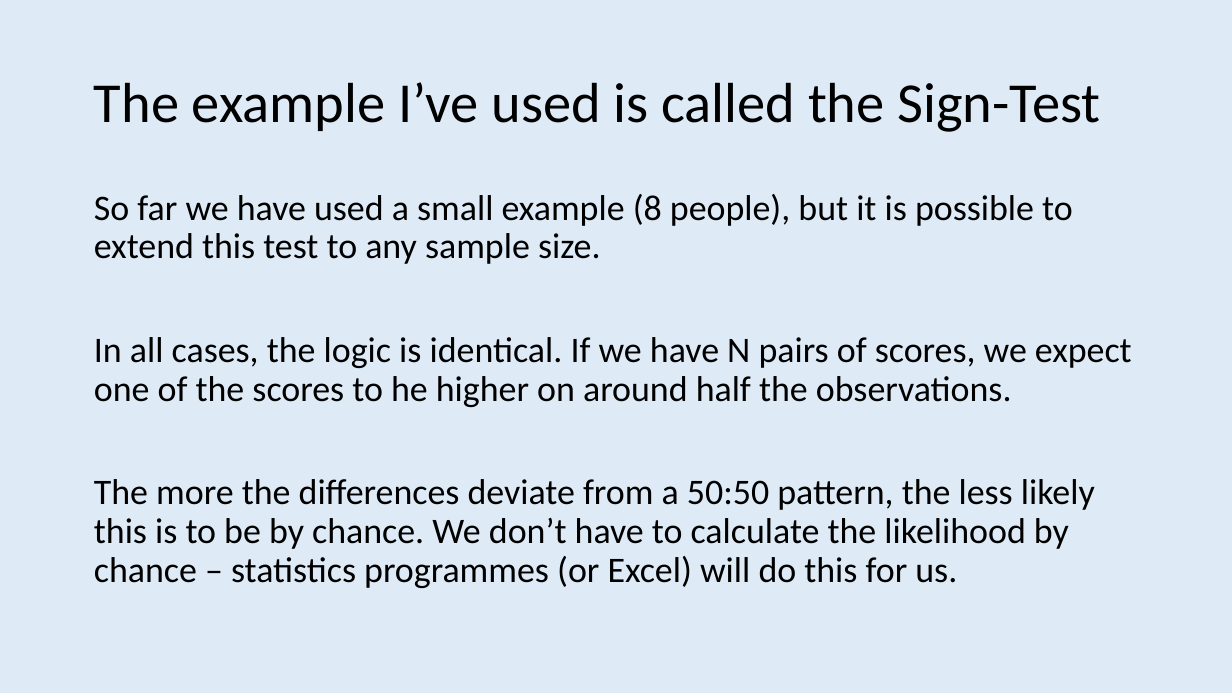
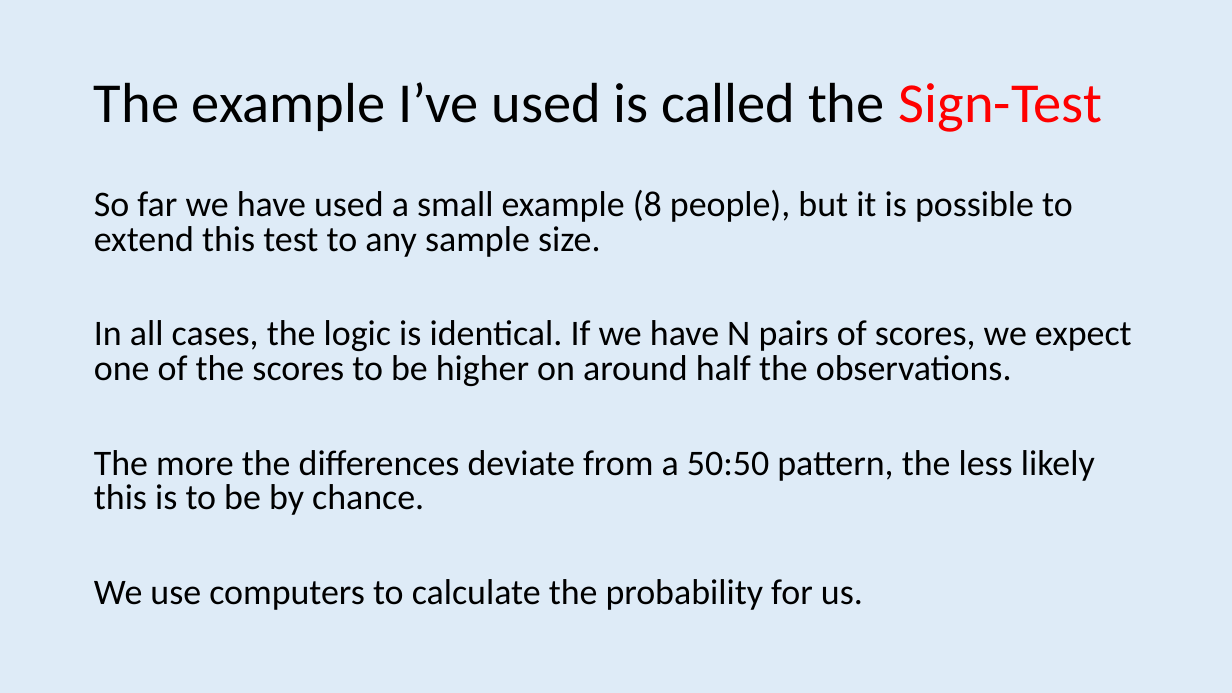
Before and after one commit to ajwills72/rmhealth-found, a slide deck: slide 55 of docs/statistical_inference.pptx (slide 33 before the commit). Drawn at 1232x693 pixels with LibreOffice and Linux fonts; fonts in the diff are those of the drawing. Boxes give left, top, right and bottom in pixels: in the first picture for what was removed or moved away, otherwise in the second. Text is boxed around its words. In the diff, an @@ line names an element or a change of style, - is before the commit and + after.

```diff
--- a/docs/statistical_inference.pptx
+++ b/docs/statistical_inference.pptx
@@ title "The example I’ve used is ..." at (94,82,1102,132): text colour #000000 to #FF0000 in "Sign-Test" @@
@@ text at (94,190,1073,257): line spacing 0.9 to 0.8 @@
@@ text at (94,320,1132,610): text changed @@
-In all cases, the logic is identical. If we have N pairs of scores, we expect one of the scores to he higher on around half the observations.
-The more the differences deviate from a 50:50 pattern, the less likely this is to be by chance. We don’t have to calculate the likelihood by chance – statistics programmes (or Excel) will do this for us.
+In all cases, the logic is identical. If we have N pairs of scores, we expect one of the scores to be higher on around half the observations.
+The more the differences deviate from a 50:50 pattern, the less likely this is to be by chance.
+We use computers to calculate the probability for us.
```
Also in this commit, not shown: 6 other slides changed, 23 slides added, 13 slides removed, 4 other files.
